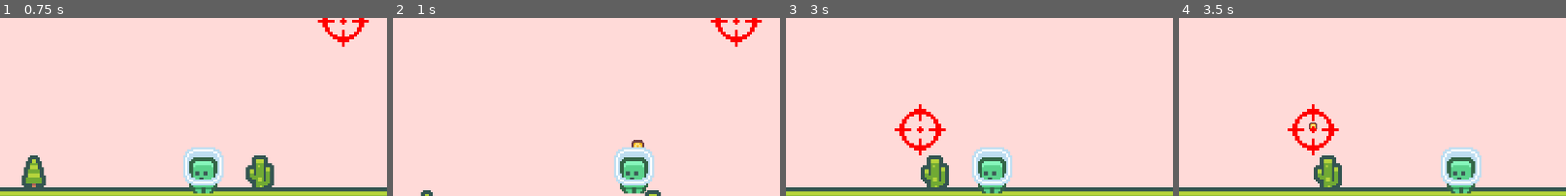
Above: before the commit, frames 1-4 (left to right).
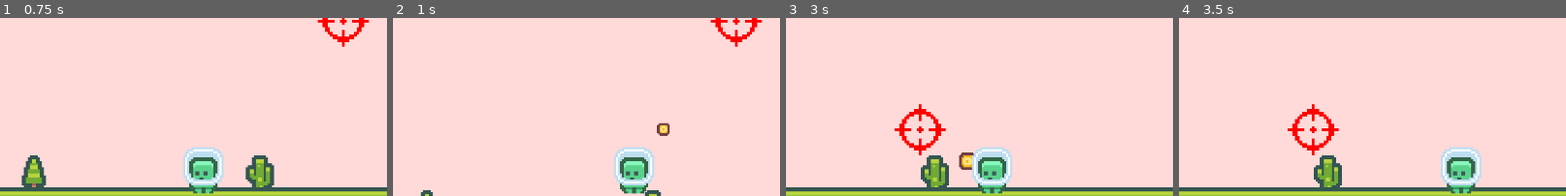
Above: after the commit, the same moments.

Repository: jesse-and-brian/Godot-4-Projects
Game: Godot game, scene res://Root.tscn
The game is run twice, just before and just after one commit, with the same random seed, the same clock (stepped at 60 frames per second) and the same inputs.
Inputs (mouse positions are % of the whole screen's width and height, from its top left):
- Up to frame 1 (0.75 s): tap Enter at 0.5 s; move the mouse to (72, 33) at 0.52 s; hold D from 0.53 s (still down); click (72, 33) at 0.67 s
- Up to frame 2 (1 s): keep holding D; tap Space at 0.77 s
- Up to frame 3 (3 s): move the mouse to (30, 45) at 1.27 s; tap Space at 1.52 s; move the mouse to (60, 12) at 2.02 s; release D at 2.03 s; hold A 2.03-2.78 s; move the mouse to (45, 63) at 2.77 s; hold D from 2.78 s (still down); click (45, 63) at 2.92 s
- Up to frame 4 (3.5 s): keep holding D; tap Space at 3.02 s
The pictures show only the part of the screen within x 28-78%, y 32-82%; the shares and areas given below are measured in that part.

Frame 1 is identical in both runs. In frame 2, 0.4% of the frame differs, in the area x 61-72%, y 58-73%; in frame 3, 0.3%; in frame 4, less than 0.1%.

Commit message:
Fixed aiming again
Changed if statement for isMoving

Diff:
--- a/Tame Guns/player.gd
+++ b/Tame Guns/player.gd
@@ -32,13 +32,14 @@
 	velocity.x = 0
 	isMoving = false
 
+	if velocity.x != 0:
+		isMoving = true
+
 	if Input.is_key_pressed(KEY_A):
 		velocity.x -= moveSpeed
-		isMoving = true
 
 	if Input.is_key_pressed(KEY_D):
 		velocity.x += moveSpeed
-		isMoving = true
 
 	if Input.is_key_pressed(KEY_SPACE) and is_on_floor():
 		velocity.y = -jumpForce
